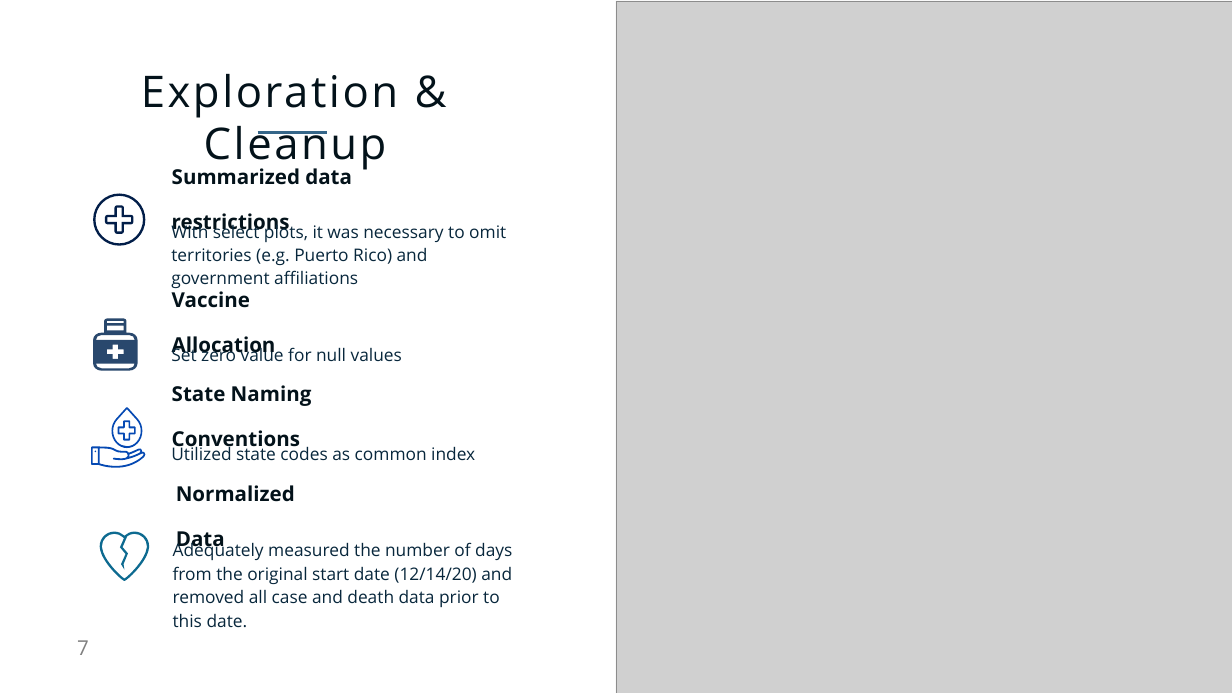
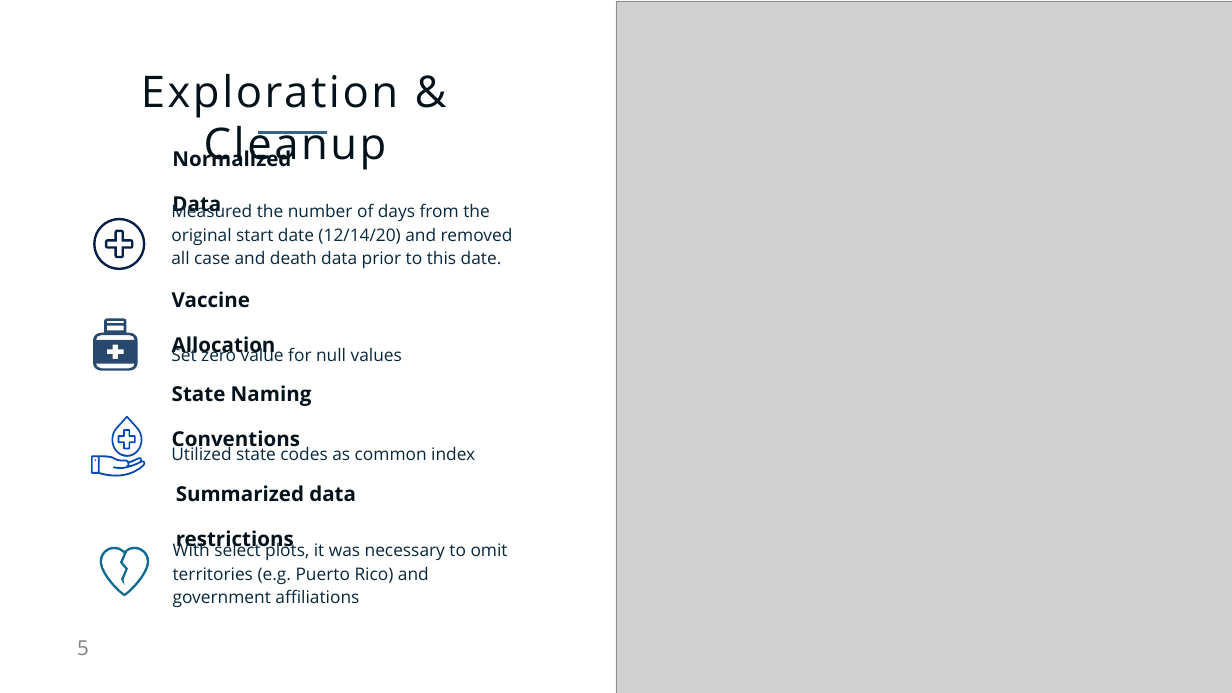
Before and after one commit to AnneNiemiec/Project_One, a slide deck: slide 5 of presentation/Project_one.pptx (slide 7 before the commit). Drawn at 1232x693 pixels with LibreOffice and Linux fonts; fonts in the diff are those of the drawing; grey boxes stand for pictures. Boxes give left, top, right and bottom in pixels: in the first picture for what was removed or moved away, otherwise in the second. Text is boxed around its words. In the diff, an @@ line names an element or a change of style, - is before the commit and + after.

```diff
--- a/presentation/Project_one.pptx
+++ b/presentation/Project_one.pptx
@@ text at (x1=172, y1=146, x2=291, y2=217): text changed @@
-Summarized data restrictions
+Normalized Data
@@ text at (x1=171, y1=201, x2=513, y2=268): text changed @@
-Adequately measured the number of days from the original start date (12/14/20) and removed all case and death data prior to this date.
+Measured the number of days from the original start date (12/14/20) and removed all case and death data prior to this date.
@@ freeform shape moved from (x1=93, y1=194, x2=146, y2=246) to (x1=93, y1=218, x2=146, y2=270) @@
@@ freeform shape moved from (x1=91, y1=407, x2=146, y2=468) to (x1=91, y1=416, x2=146, y2=476) @@
@@ text at (x1=176, y1=485, x2=356, y2=553): text changed @@
-Normalized Data
+Summarized data restrictions
@@ text "With select plots, it was ..." moved from (x1=171, y1=222, x2=506, y2=288) to (x1=173, y1=540, x2=508, y2=607) @@
@@ freeform shape moved from (x1=100, y1=532, x2=149, y2=581) to (x1=100, y1=547, x2=149, y2=596) @@
@@ page number at (x1=77, y1=640, x2=89, y2=655): text changed @@
-7
+5
```
Also in this commit, not shown: 5 other slides changed, 8 slides added, 20 slides removed, 2 other files.
